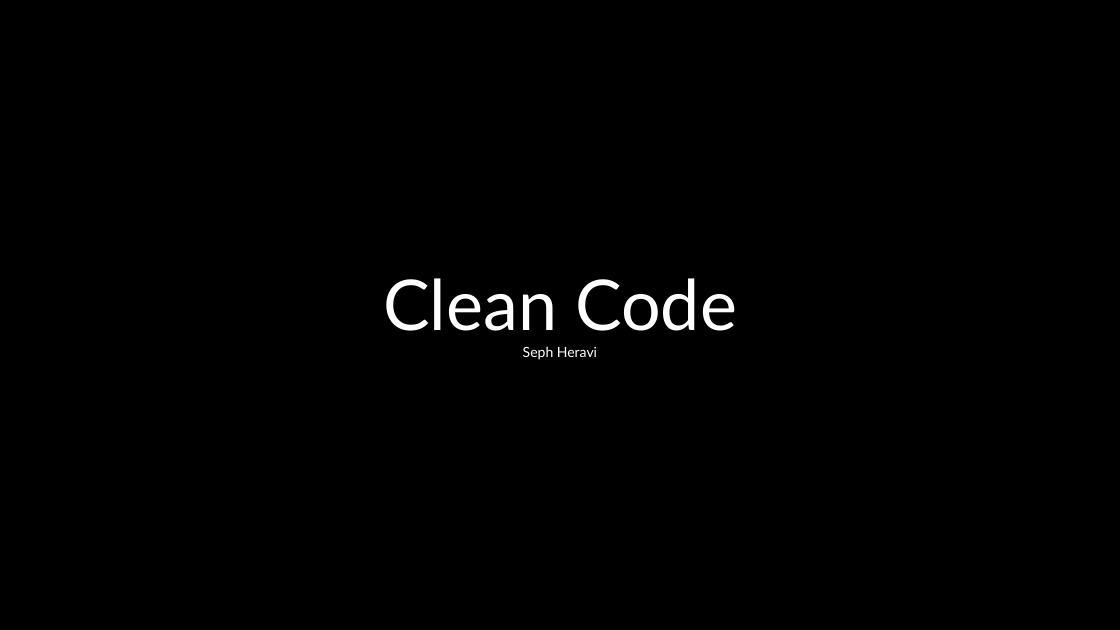
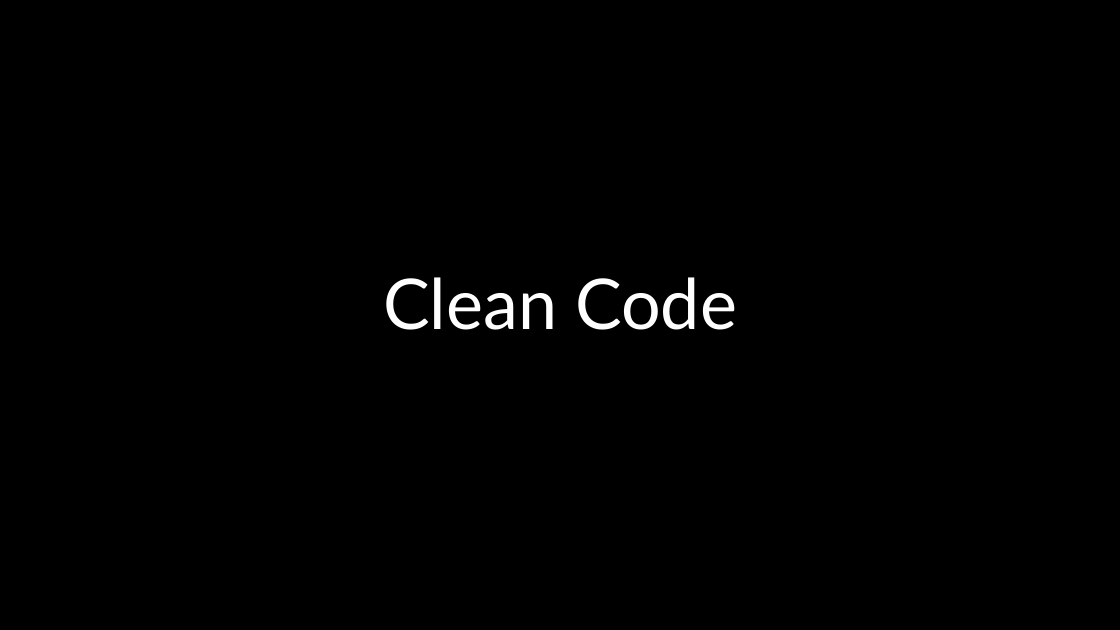
Before and after one commit to z3ph1/CleanCode-NET23, a slide deck: slide 1 of assets/Slides (2024)/pptx/1-clean-code.pptx. Drawn at 1120x630 pixels with LibreOffice and Linux fonts; fonts in the diff are those of the drawing. Boxes give left, top, right and bottom in pixels: in the first picture for what was removed or moved away, otherwise in the second. Text is boxed around its words. In the diff, an @@ line names an element or a change of style, - is before the commit and + after.

```diff
--- a/assets/Slides (2024)/pptx/1-clean-code.pptx
+++ b/assets/Slides (2024)/pptx/1-clean-code.pptx
@@ title at bbox=[383, 277, 737, 330]: text changed; size 12 to 60 pt @@
-Clean Code
-Seph Heravi
+Clean Code
```
Also in this commit, not shown: 1 other file.
